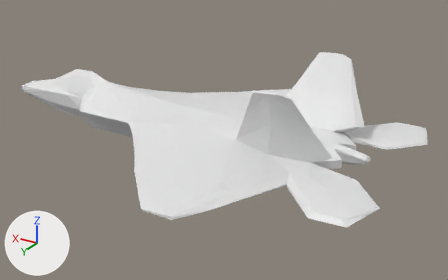
The Blender file Assets/Blender/f22v3.blend as it was, and as the next commit left it.
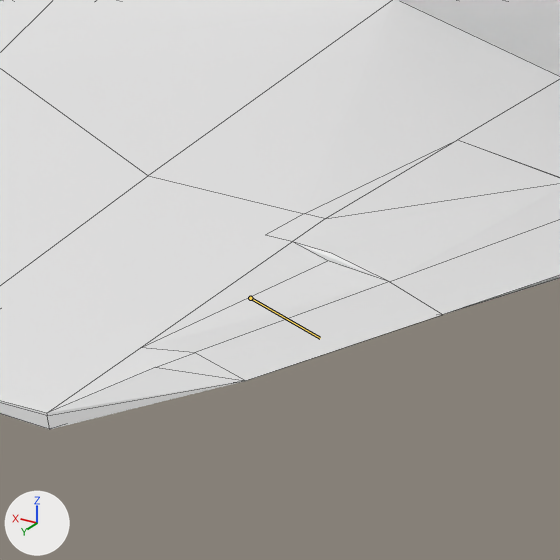
Each version appears first whole from a camera (50 mm lens) standing at (-3.568, 4.828, 2.339) and looking at (-0.622, -0.08, -0.115), and next in a close-up on the part from 36% to 60% of the width and 50% to 87% of the height. Every picture has the same lights, and +X, +Y and +Z are marked at lower left. The bones that change are drawn over the model as lines in the close-ups. The close-ups show mesh edges as thin lines.

Names of what the first close-up shows: 'F22Raptor', 'F22Raptor.Aileron.Left', 'F22Raptor.Flaps.Left'.
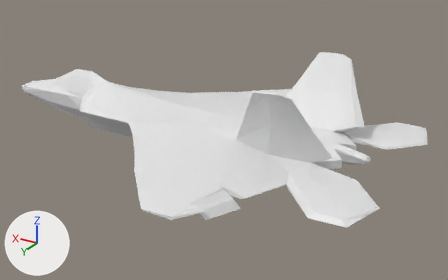
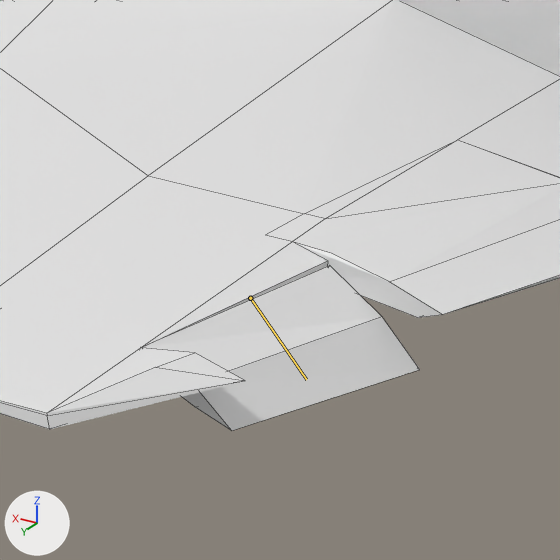
The newer file adds an action. The first version stands in its rest pose; the second is drawn at frame 18 of the action 'LeftAileronDown'.

Patch to the scene script:
```diff
--- a/Assets/Blender/f22v3.blend.py
+++ b/Assets/Blender/f22v3.blend.py
@@ bone_bone @@
 bone_bone = bpy.data.objects['LeftAileron'].pose.bones['Bone']
-bone_bone.rotation_quaternion = (1.0, 0.0, 0.0, 0.0)  # degrees (0, 0, 0)
+bone_bone.rotation_quaternion = (1.0, 0.0, 0.0, 0.3)  # degrees (0, 0, 33)
```

Where the change shows, as pixel boxes [x1, y1, x2, y2] in the close-ups (560 x 560 px):
'F22Raptor.Aileron.Left', posed (7% narrower, 38% taller)
    before: [141, 261, 442, 381]
    after: [140, 265, 420, 431]
bone 'Bone', root to tip
    before: (250, 298) to (320, 338)
    after: (250, 298) to (306, 379)
